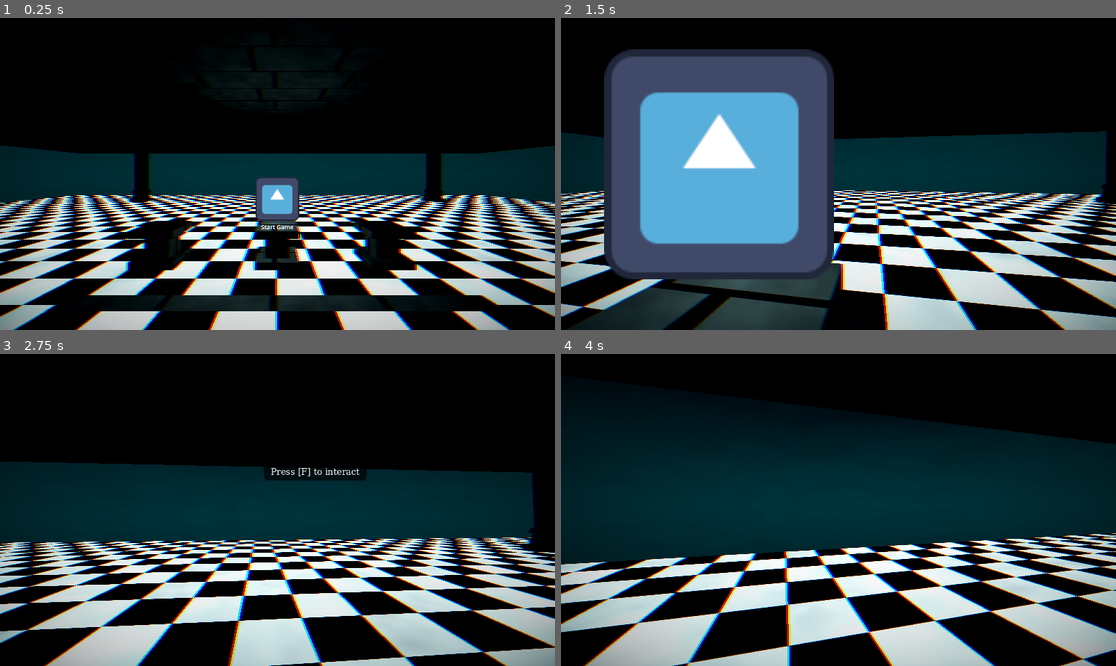
Above: before the commit, frames 1-4 (two rows, left to right).
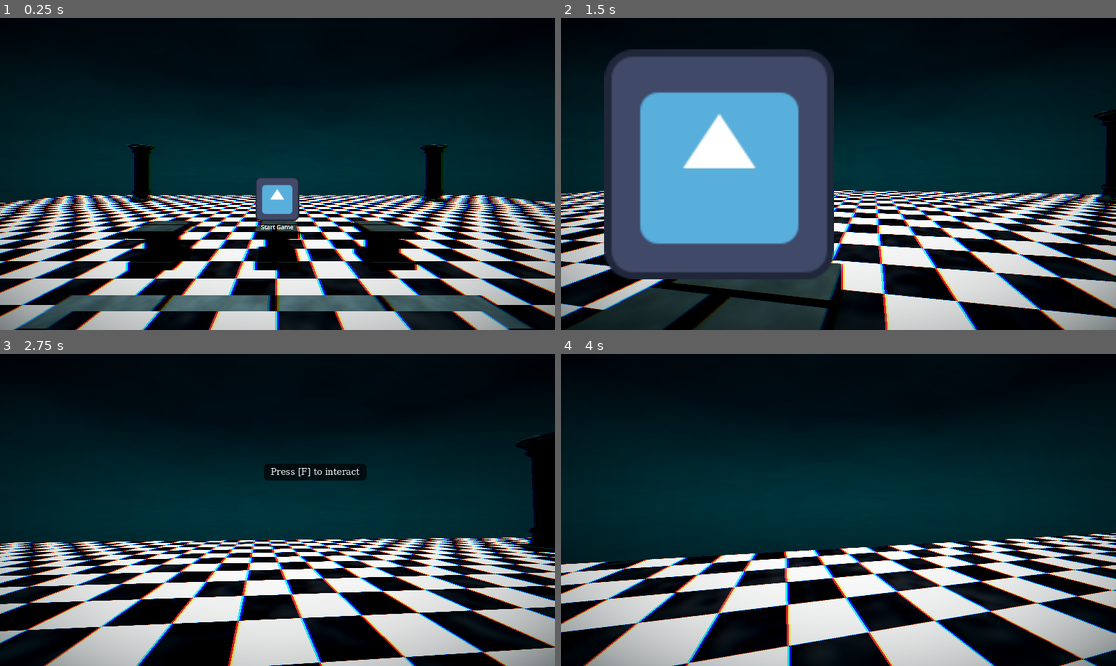
Above: after the commit, the same moments.

Repository: moonwavestudios/Voidscape
Game: Godot game, scene res://main.tscn
Same seed, same stepped clock (60 frames per second), same inputs: the game is played once before the commit and once after it. The engine's default icon, where the game draws it, is replaced by a stand-in: a white triangle on a blue panel in a dark square.
Inputs (mouse positions are in pixels of both pictures, inside the frame that each line leads up to):
- Up to frame 1 (0.25 s): no input
- Up to frame 2 (1.5 s): tap Enter (ui_accept) at 0.5, 0.77 s; move the mouse to (866, 174) at 0.52 s; hold Up (ui_up) from 0.53 s (still down); tap E (dash) at 0.6 s; tap F (interact) at 1.25, 1.35 s; move the mouse to (810, 174) at 1.27 s
- Up to frame 3 (2.75 s): keep holding Up (ui_up); tap Enter (ui_accept) at 1.52 s; tap F (interact) at 2 s; move the mouse to (288, 503) at 2.02 s; tap E (dash) at 2.1 s
- Up to frame 4 (4 s): keep holding Up (ui_up); tap F (interact) at 2.75, 2.85 s; move the mouse to (832, 516) at 2.77 s; tap Enter (ui_accept) at 3.02, 3.77 s; move the mouse to (877, 513) at 3.52 s; tap E (dash) at 3.6 s

The runs differ from the first frame. In frame 1, 34% of the frame differs, in the area x 0-100%, y 17-100%; in frame 2, 15%; in frame 3, 21%; in frame 4, 7.9%.

Commit message:
adding modifiers

Diff:
--- a/project.godot
+++ b/project.godot
@@ -18,6 +18,7 @@
 [autoload]
 
 ProximityPromptManager="*uid://3tutyotkm5rx"
+ActiveModifiers="*uid://ky8fmas18nem"
 
 [global_group]
 
--- a/scenes/idk.tscn
+++ b/scenes/idk.tscn
@@ -84,9 +84,6 @@
 [sub_resource type="BoxMesh" id="BoxMesh_f0r8y"]
 material = SubResource("ShaderMaterial_htol6")
 
-[sub_resource type="BoxMesh" id="BoxMesh_68lfi"]
-material = ExtResource("4_fxbju")
-
 [node name="lobby" type="Node3D" unique_id=398233627]
 script = ExtResource("1_i65in")
 
@@ -186,14 +183,6 @@
 [node name="MeshInstance3D" type="MeshInstance3D" parent="StaticBody3D/CollisionShape3D2" unique_id=1008527226]
 transform = Transform3D(49.405777, 0, 0, 0, 0.20355904, 0, 0, 0, 49.787193, 0, 0, 0)
 mesh = SubResource("BoxMesh_f0r8y")
-
-[node name="CollisionShape3D10" type="CollisionShape3D" parent="StaticBody3D" unique_id=1241358727]
-transform = Transform3D(1, 0, 0, 0, 1, 0, 0, 0, 1, 0.1195488, 5.0731387, -0.0119018555)
-shape = SubResource("BoxShape3D_htol6")
-
-[node name="MeshInstance3D" type="MeshInstance3D" parent="StaticBody3D/CollisionShape3D10" unique_id=1961176798]
-transform = Transform3D(49.405777, 0, 0, 0, 0.20355904, 0, 0, 0, 49.787193, 0, 0, 0)
-mesh = SubResource("BoxMesh_68lfi")
 
 [node name="slot2" type="Sprite3D" parent="." unique_id=400856414]
 transform = Transform3D(1, 0, 0, 0, 1, 0, 0, 0, 1, -0.006064832, 1.7113001, -5.922523)
@@ -261,4 +250,15 @@
 
 [node name="OmniLight3D" type="OmniLight3D" parent="." unique_id=839904895]
 transform = Transform3D(1, 0, 0, 0, 1, 0, 0, 0, 1, 0, 1.5264828, -6.029953)
-omni_range = 5.8823586
+visible = false
+omni_range = 2.940451
+
+[node name="OmniLight3D2" type="OmniLight3D" parent="." unique_id=854850989]
+transform = Transform3D(1, 0, 0, 0, 1, 0, 0, 0, 1, -3.2820296, 1.5264828, -6.029953)
+visible = false
+omni_range = 2.940451
+
+[node name="OmniLight3D3" type="OmniLight3D" parent="." unique_id=1646982552]
+transform = Transform3D(1, 0, 0, 0, 1, 0, 0, 0, 1, 3.0320935, 1.5264828, -6.029953)
+visible = false
+omni_range = 2.940451
--- a/scenes/world_3.tscn
+++ b/scenes/world_3.tscn
@@ -189,7 +189,7 @@
 shape = SubResource("BoxShape3D_q6ps6")
 
 [node name="MeshInstance3D" type="MeshInstance3D" parent="floor3/CollisionShape3D" unique_id=1682018025]
-transform = Transform3D(1, 0, 0, 0, 1, 0, 0, 0, 1.0879753, 0, 0, -0.0063595176)
+transform = Transform3D(1, 0, 0, 0, 1, 0, 0, 0, 1, 0, 0, -0.0063595176)
 mesh = SubResource("BoxMesh_uvvy0")
 
 [node name="CollisionShape3D2" type="CollisionShape3D" parent="floor3" unique_id=171047287]
--- /dev/null
+++ b/scripts/active_modifiers.gd
@@ -0,0 +1,52 @@
+extends Node
+
+var active_modifiers = {
+	"Curses" = {
+
+	},
+	"Buffs" = {
+
+	},
+	"Threats" = {
+
+	}
+}
+
+var all_modifiers = {
+	"Curses" = {
+		"Angry horse": "Shockwaves are bigger, the horse also creates shockwaves when jumping",
+	},
+	"Buffs" = {
+		"Adrenaline": "Increases your speed by 1.5x",
+		"Rings of speed": "Increase your speed by 2x",
+	},
+	"Threats" = {
+		"Horse": "Jumps around the map, creating massive shockwaves when landing. just be careful and don't stand still",
+		"Bell": "Ringing the bell will throw you into the air, but be careful and don't ring it too many times",
+	}
+}
+
+func _add_modifier(modifier_type: String, modifier_name: String, modifier_effect: String) -> void:
+	if active_modifiers.has(modifier_type):
+		active_modifiers[modifier_type][modifier_name] = modifier_effect
+	else:
+		print("Invalid modifier type: " + modifier_type)
+
+func _remove_modifier(modifier_type: String, modifier_name: String) -> void:
+	if active_modifiers.has(modifier_type):
+		active_modifiers[modifier_type].erase(modifier_name)
+	else:
+		print("Invalid modifier type: " + modifier_type)
+
+func _get_modifiers(modifier_type: String) -> Dictionary:
+	if active_modifiers.has(modifier_type):
+		return active_modifiers[modifier_type]
+	else:
+		print("Invalid modifier type: " + modifier_type)
+		return {}
+
+func _clear_modifiers(modifier_type: String) -> void:
+	if active_modifiers.has(modifier_type):
+		active_modifiers[modifier_type].clear()
+	else:
+		print("Invalid modifier type: " + modifier_type)
Not shown, added: scripts/active_modifiers.gd.uid
